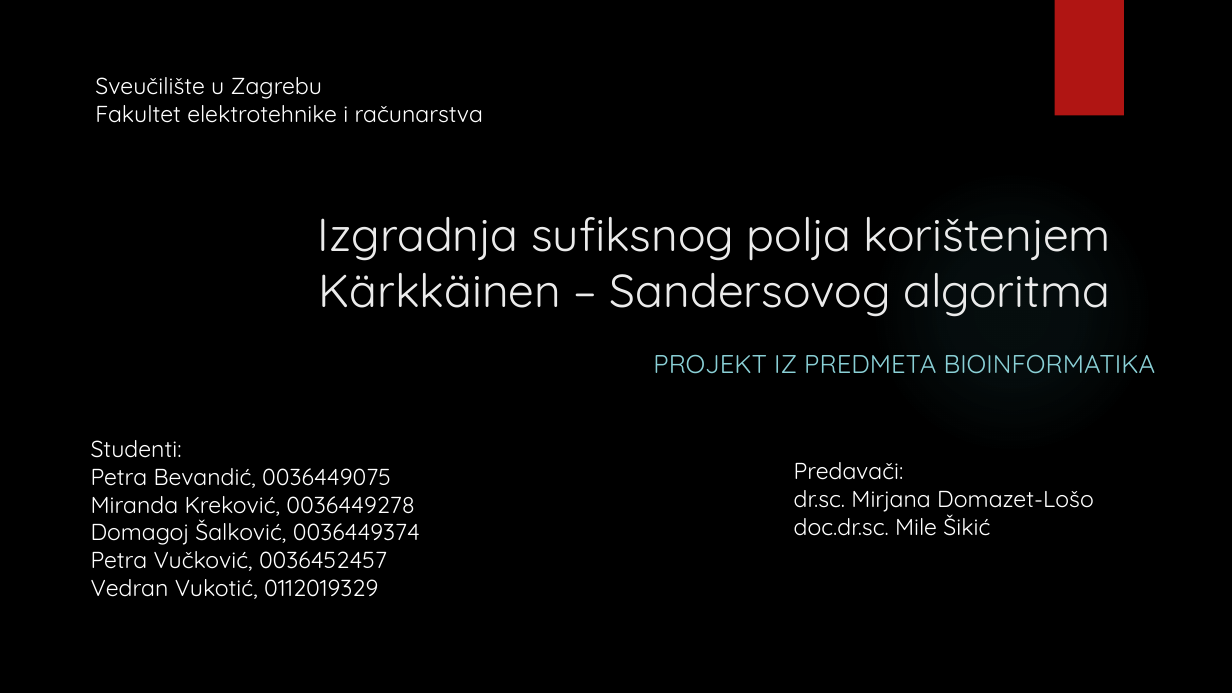
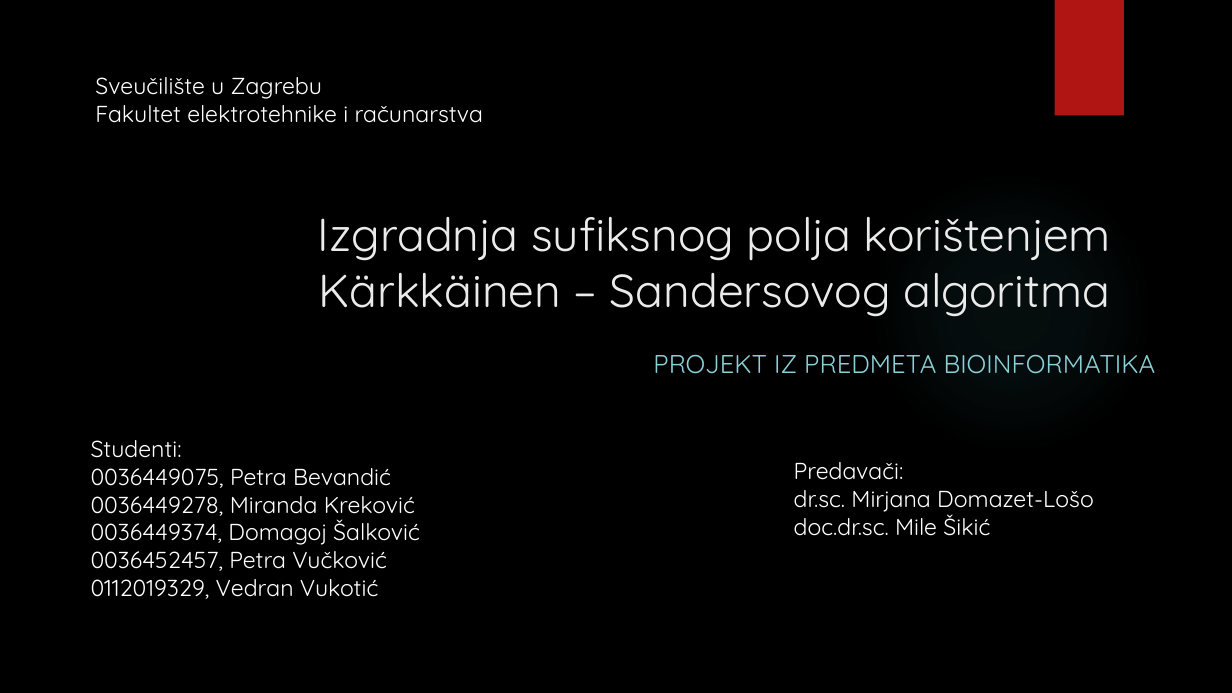
Before and after one commit to v-v/karkkainen-sanders, a slide deck: slide 1 of documentation/Izgradnja sufiksnog polja korištenjem Kärkkäinen – Sandersovog algoritma.pptx. Drawn at 1232x693 pixels with LibreOffice and Linux fonts; fonts in the diff are those of the drawing; background and template pictures are left out. Boxes give left, top, right and bottom in pixels: in the first picture for what was removed or moved away, otherwise in the second. Text is boxed around its words. In the diff, an @@ line names an element or a change of style, - is before the commit and + after.

Commit message:
presentation modified

```diff
--- a/documentation/Izgradnja sufiksnog polja korištenjem Kärkkäinen – Sandersovog algoritma.pptx
+++ b/documentation/Izgradnja sufiksnog polja korištenjem Kärkkäinen – Sandersovog algoritma.pptx
@@ text at (x1=91, y1=468, x2=420, y2=599): text changed @@
-Petra Bevandić, 0036449075
-Miranda Kreković, 0036449278
-Domagoj Šalković, 0036449374
-Petra Vučković, 0036452457
-Vedran Vukotić, 0112019329
+0036449075, Petra Bevandić 0036449278, Miranda Kreković
+0036449374, Domagoj Šalković
+0036452457, Petra Vučković
+0112019329, Vedran Vukotić
```
Also in this commit, not shown: 3 other slides changed, 1 other file.
